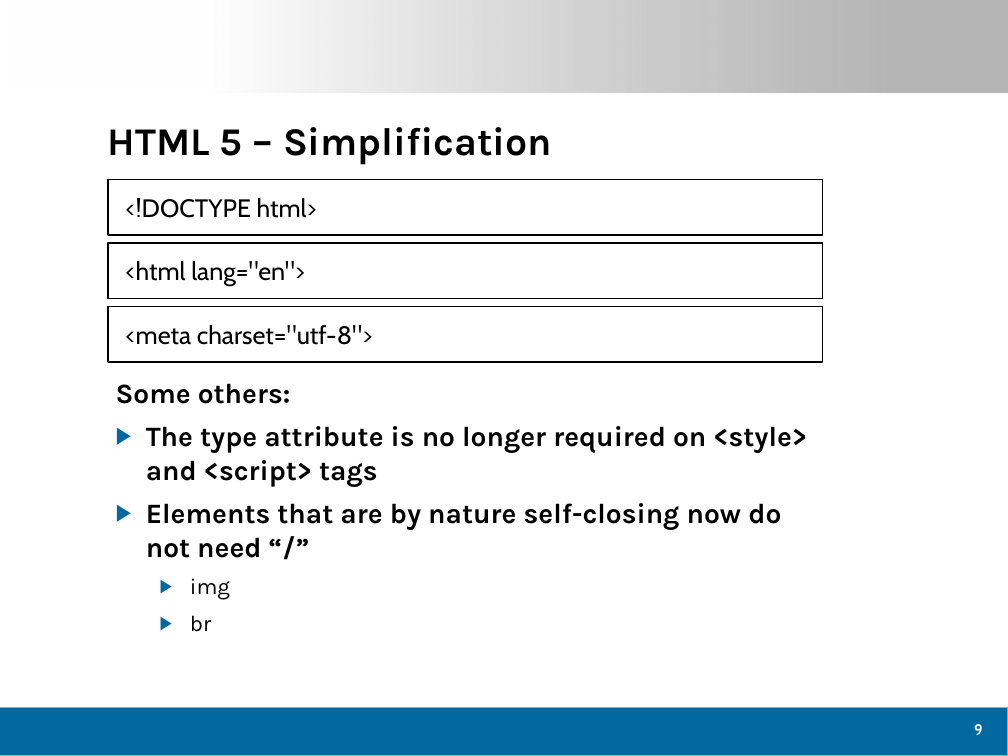
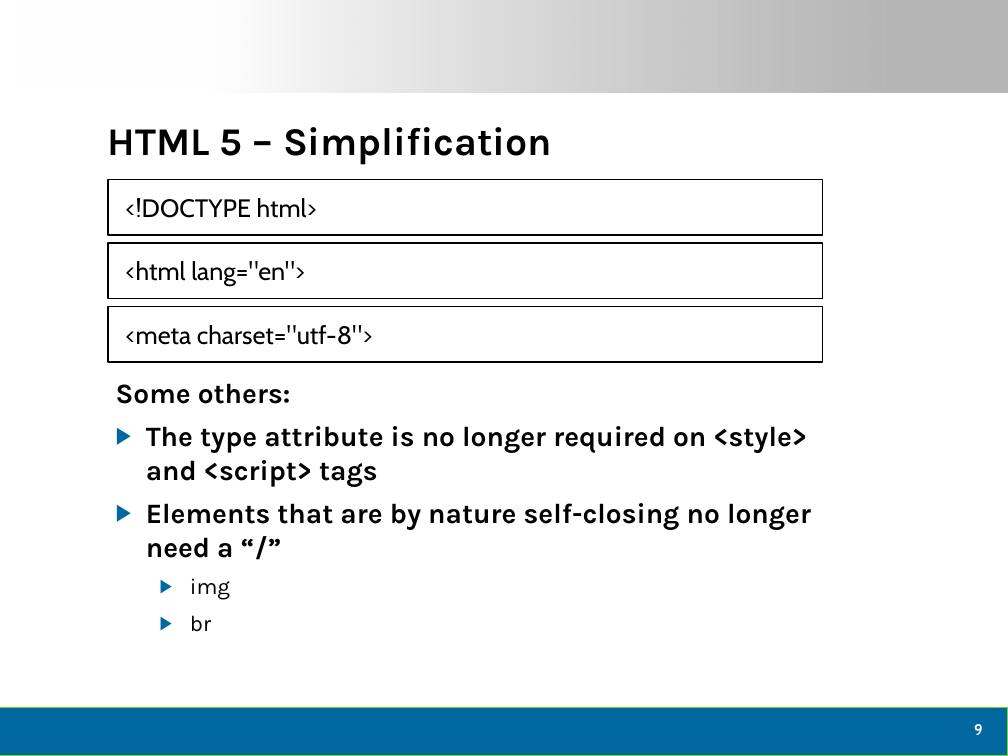
Before and after one commit to dtomyn/HTML5Demo1, a slide deck: slide 10 of Docs/2012 - Live360 Event Review (NEWER).pptx. Drawn at 1008x756 pixels with LibreOffice and Linux fonts; fonts in the diff are those of the drawing; background and template pictures are left out. Boxes give left, top, right and bottom in pixels: in the first picture for what was removed or moved away, otherwise in the second. Text is boxed around its words. In the diff, an @@ line names an element or a change of style, - is before the commit and + after.

```diff
--- a/Docs/2012 - Live360 Event Review (NEWER).pptx
+++ b/Docs/2012 - Live360 Event Review (NEWER).pptx
@@ text at box(146, 503, 811, 558): text changed @@
-▶ Elements that are by nature self-closing now do not need “/”
+▶ Elements that are by nature self-closing no longer need a “/”
```
Also in this commit, not shown: 5 other slides changed, 1 slide removed, 1 other file.
